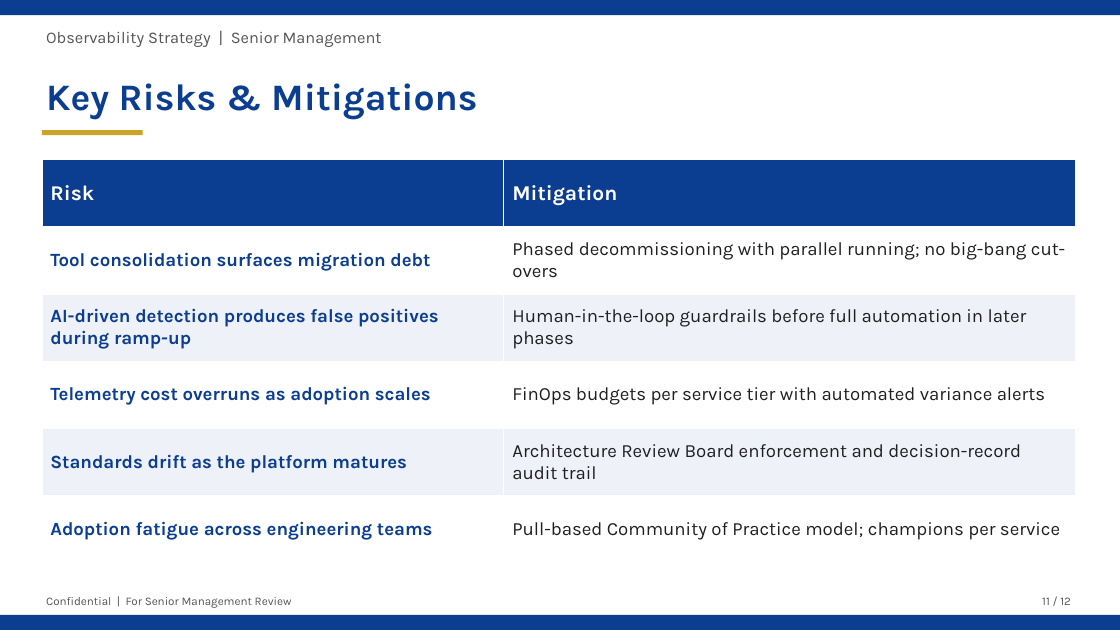
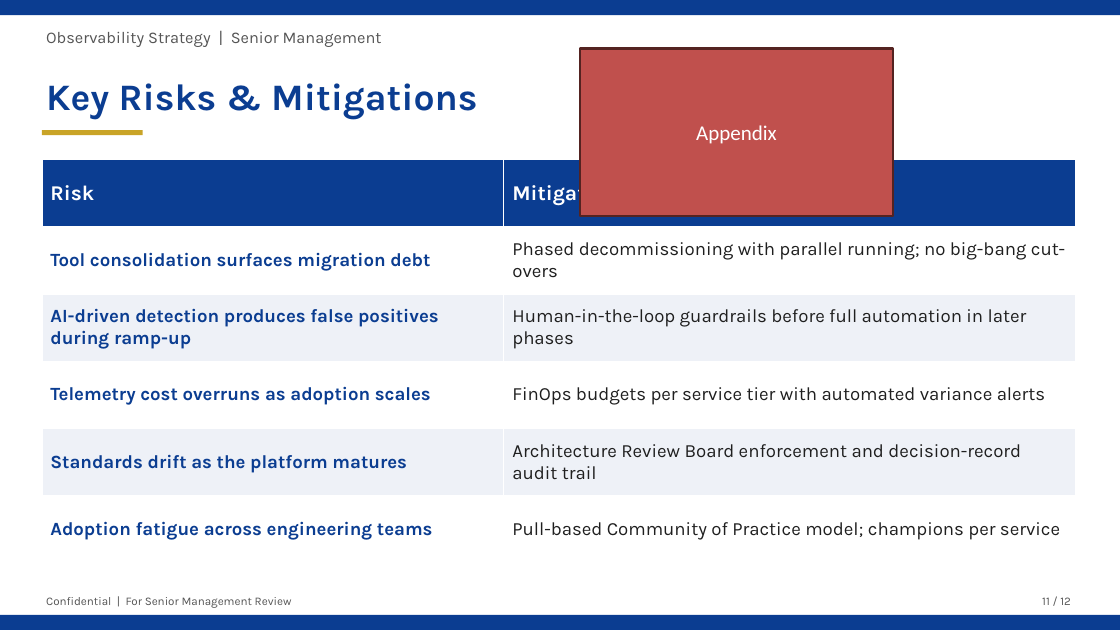
Before and after one commit to anurag-thakur-xceedance/Observability, a slide deck: slide 11 of Presentation/Observability_Strategy_Presentation.pptx. Drawn at 1120x630 pixels with LibreOffice and Linux fonts; fonts in the diff are those of the drawing. Boxes give left, top, right and bottom in pixels: in the first picture for what was removed or moved away, otherwise in the second. Text is boxed around its words. In the diff, an @@ line names an element or a change of style, - is before the commit and + after.

```diff
--- a/Presentation/Observability_Strategy_Presentation.pptx
+++ b/Presentation/Observability_Strategy_Presentation.pptx
@@ rectangle added at (580,49,893,217), fill #C0504D, outline #542322 2 pt, 18 pt, text #FFFFFF @@
+Appendix
```
Also in this commit, not shown: 10 other slides changed.
